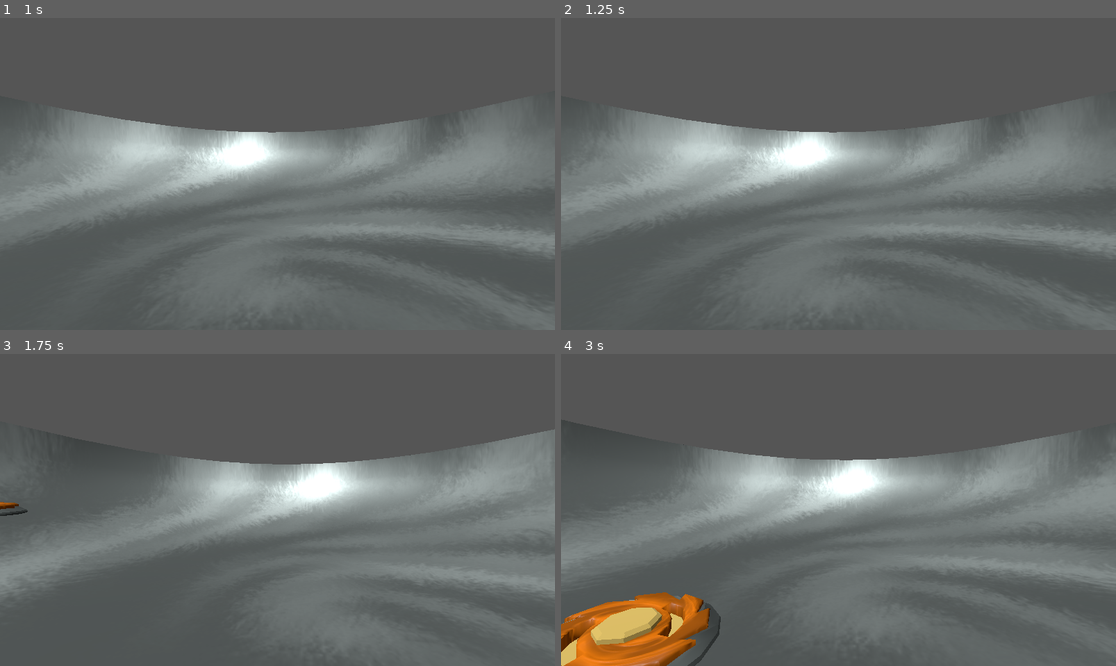
Above: before the commit, frames 1-4 (two rows, left to right).
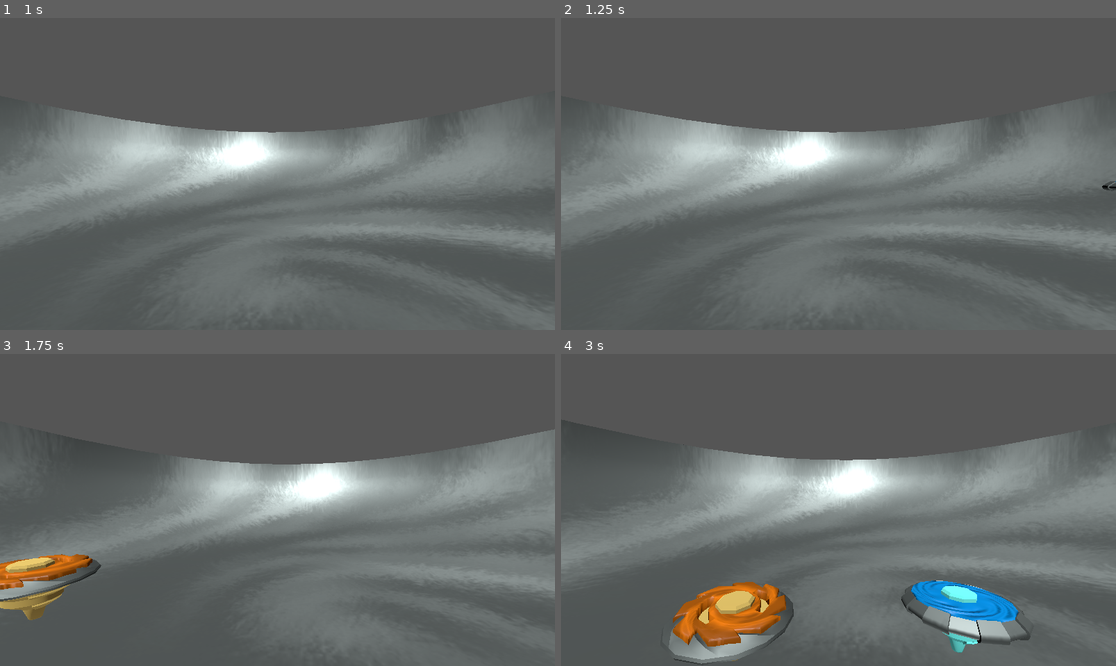
Above: after the commit, the same moments.

Repository: StudentLoanCyclone/StudentLoanCyclone
Game: Godot game, scene res://main.tscn
Same seed, same stepped clock (60 frames per second), same inputs: the game is played once before the commit and once after it.
Inputs (mouse positions are in pixels of both pictures, inside the frame that each line leads up to):
- Up to frame 1 (1 s): tap Enter at 0.5 s; move the mouse to (305, 174) at 0.52 s; press the mouse at (305, 174) at 0.53 s
- Up to frame 2 (1.25 s): no input
- Up to frame 3 (1.75 s): tap Space at 1.25 s; move the mouse to (249, 510) at 1.27 s; release the mouse at (249, 510) at 1.28 s; right-click (249, 510) at 1.35 s
- Up to frame 4 (3 s): move the mouse to (849, 503) at 2.02 s; press the mouse at (849, 503) at 2.03 s; move the mouse to (832, 516) at 2.77 s; release the mouse at (832, 516) at 2.78 s; right-click (832, 516) at 2.85 s

Frame 1 is identical in both runs. In frame 2, less than 0.1% of the frame differs, in the area x 97-100%, y 52-56%; in frame 3, 2.3%; in frame 4, 11%, in the area x 0-85%, y 72-100%.

Commit message:
Adjusted mass and gravity on spinners.

Diff:
--- a/student-loan-cyclone/cyclone_model.tscn
+++ b/student-loan-cyclone/cyclone_model.tscn
@@ -160,9 +160,11 @@
 [node name="CycloneModelFire" type="Node3D" groups=["spinner"]]
 
 [node name="RigidBody3D" type="RigidBody3D" parent="." groups=["spinner"]]
-mass = 30.0
+mass = 15.0
 physics_material_override = SubResource("PhysicsMaterial_i77v7")
+gravity_scale = 2.0
 script = ExtResource("1_wmcot")
+initial_spin = 200.0
 
 [node name="metal" type="MeshInstance3D" parent="RigidBody3D"]
 transform = Transform3D(0.7, 0, 0, 0, 0.7, 0, 0, 0, 0.7, 0, 0, 0)
--- a/student-loan-cyclone/cyclone_model_swirl.tscn
+++ b/student-loan-cyclone/cyclone_model_swirl.tscn
@@ -149,9 +149,11 @@
 [node name="CycloneModelSwirl" type="Node3D" groups=["player", "spinner"]]
 
 [node name="RigidBody3D" type="RigidBody3D" parent="." groups=["player", "spinner"]]
-mass = 30.0
+mass = 15.0
 physics_material_override = SubResource("PhysicsMaterial_i77v7")
+gravity_scale = 2.0
 script = ExtResource("1_vic1j")
+initial_spin = 200.0
 
 [node name="plastic" type="MeshInstance3D" parent="RigidBody3D"]
 transform = Transform3D(0.7, 0, 0, 0, 0.7, 0, 0, 0, 0.7, 0, 0, 0)
